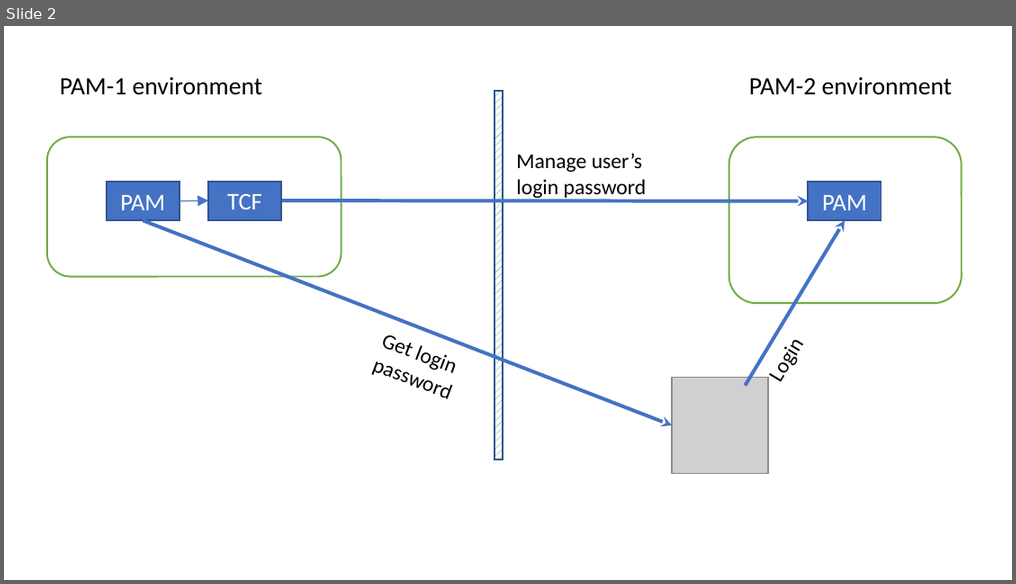
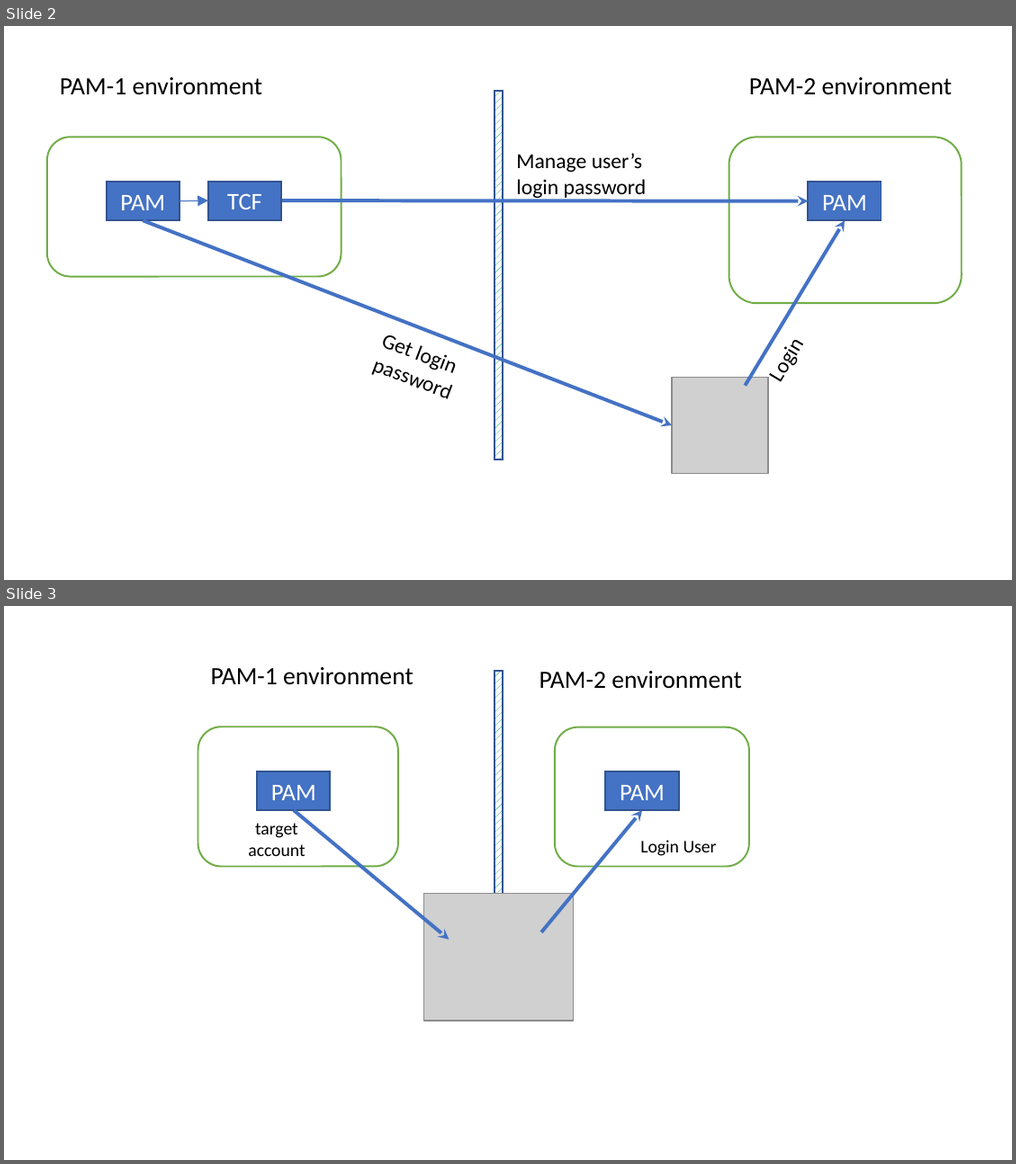
Before and after one commit to pam-exchange/SymantecPAM-PAMUser, a slide deck: docs/Drawings.pptx. Shown one above the other, each under a label of ours: slide 2 before the commit, slides 2 and 3 after it. The pictures are 1016x584 and 1016x1164 pixels, drawn with LibreOffice and Linux fonts; fonts in the diff are those of the drawing; grey boxes stand for pictures. Boxes give left, top, right and bottom in pixels: in the first picture for what was removed or moved away, otherwise in the second. Text is boxed around its words. In the diff, an @@ line names an element or a change of style, - is before the commit and + after.

```diff
--- a/docs/Drawings.pptx
+++ b/docs/Drawings.pptx
@@ slide 3 added at [4,606,1012,1160], background #FFFFFF @@
@@ text added at [211,667,414,685], 14 pt, text #000000 @@
+PAM-1 environment
@@ rectangle added at [494,672,504,971], fill pattern #00B050 on #FFFFFF, outline #325491 1 pt @@
@@ text added at [540,671,742,689], 14 pt, text #000000 @@
+PAM-2 environment
@@ rounded rectangle added at [198,727,398,866], fill #FFFFFF, outline #70AD47 1 pt @@
@@ rounded rectangle added at [555,728,749,867], fill #FFFFFF, outline #70AD47 1 pt @@
@@ rectangle added at [258,772,331,809], fill #4472C4, outline #325491 1 pt, 13.5 pt, text #FFFFFF @@
+PAM
@@ rectangle added at [606,772,679,809], fill #4472C4, outline #325491 1 pt, 13.5 pt, text #FFFFFF @@
+PAM
@@ arrow added from (294, 811) to (450, 940), #4472C4 2 pt @@
@@ arrow added from (542, 933) to (642, 811), #4472C4 2 pt @@
@@ text added at [248,823,305,856], 10 pt, text #000000 @@
+target account
@@ text added at [640,840,717,856], 10 pt, text #000000 @@
+Login User
@@ picture added at [424,894,574,1021] @@
```
Also in this commit, not shown: 15 other files.
